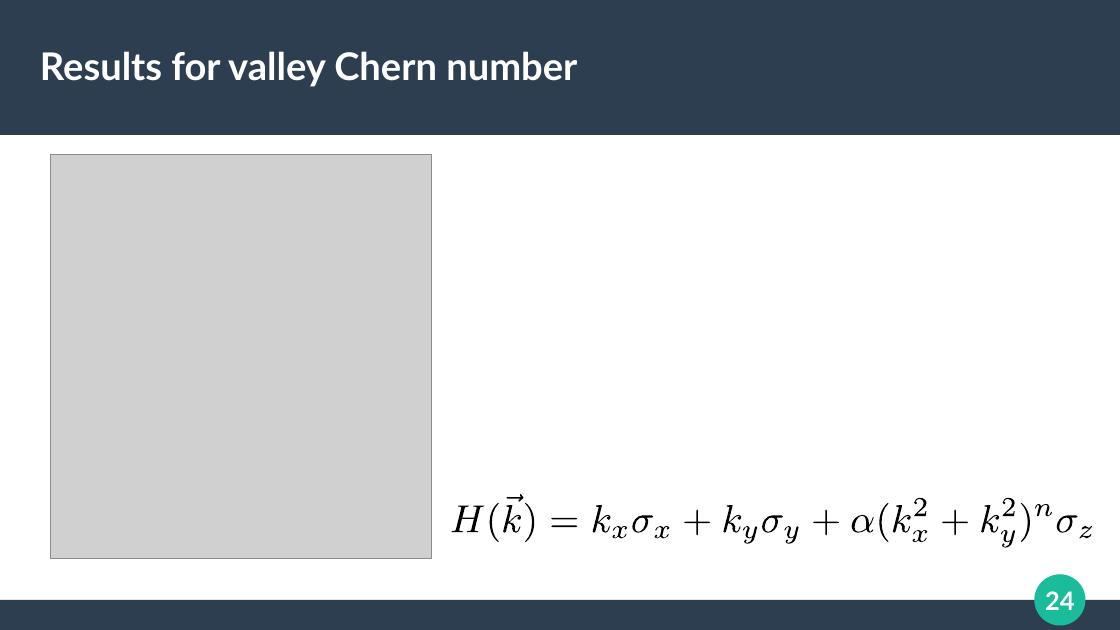
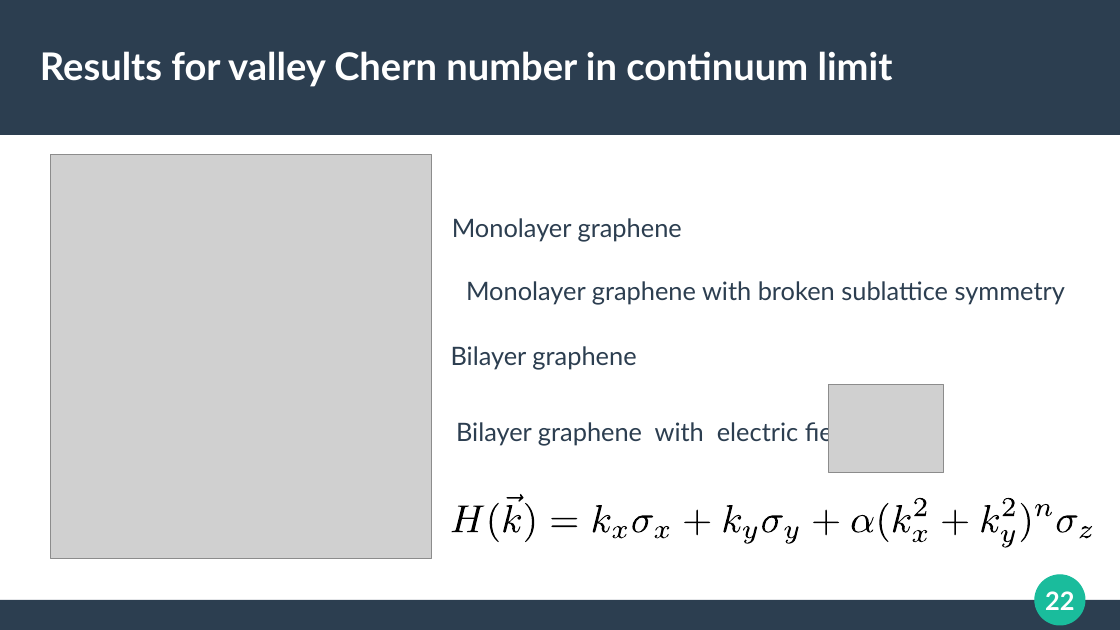
Before and after one commit to apandada1/bachelors-thesis, a slide deck: slide 22 of presentation/berry-transport.odp (slide 24 before the commit). Drawn at 1120x630 pixels with LibreOffice and Linux fonts; fonts in the diff are those of the drawing; grey boxes stand for pictures. Boxes give left, top, right and bottom in pixels: in the first picture for what was removed or moved away, otherwise in the second. Text is boxed around its words. In the diff, an @@ line names an element or a change of style, - is before the commit and + after.

```diff
--- a/presentation/berry-transport.odp
+++ b/presentation/berry-transport.odp
@@ title at (x1=40, y1=51, x2=893, y2=87): text changed @@
-Results for valley Chern number
+Results for valley Chern number in continuum limit
@@ text added at (x1=452, y1=218, x2=682, y2=242), 18 pt, text #2C3E50 @@
+Monolayer graphene
@@ text added at (x1=466, y1=281, x2=1065, y2=304), 18 pt, text #2C3E50 @@
+Monolayer graphene with broken sublattice symmetry
@@ text added at (x1=451, y1=346, x2=636, y2=370), 18 pt, text #2C3E50 @@
+Bilayer graphene
@@ picture added at (x1=829, y1=384, x2=944, y2=473) @@
@@ text added at (x1=456, y1=420, x2=853, y2=446), 18 pt, text #2C3E50 @@
+Bilayer graphene with electric field
@@ page number at (x1=1045, y1=591, x2=1074, y2=610): text changed @@
-24
+22
```
Also in this commit, not shown: 19 other slides changed, 1 slide added, 2 other files.
